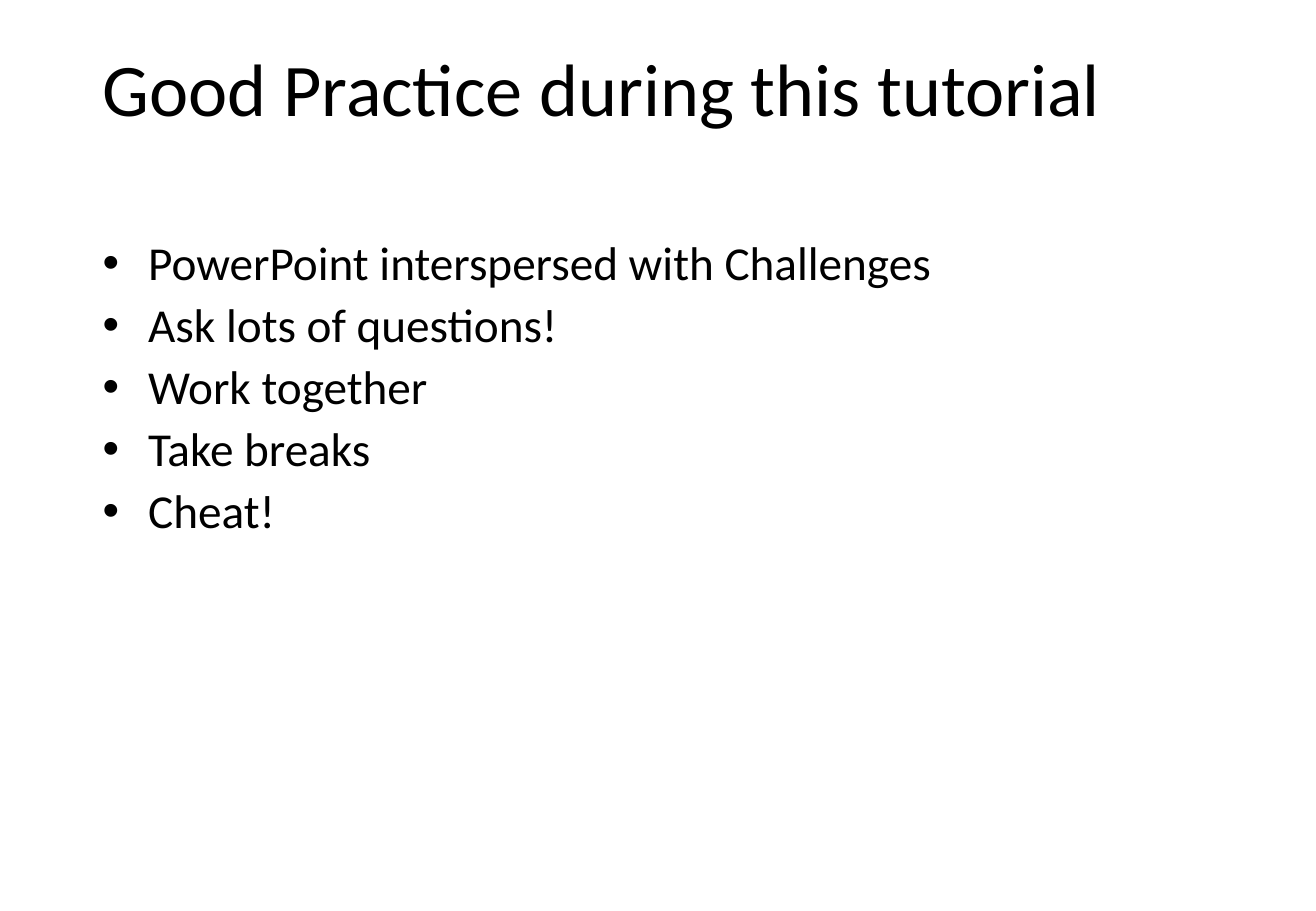
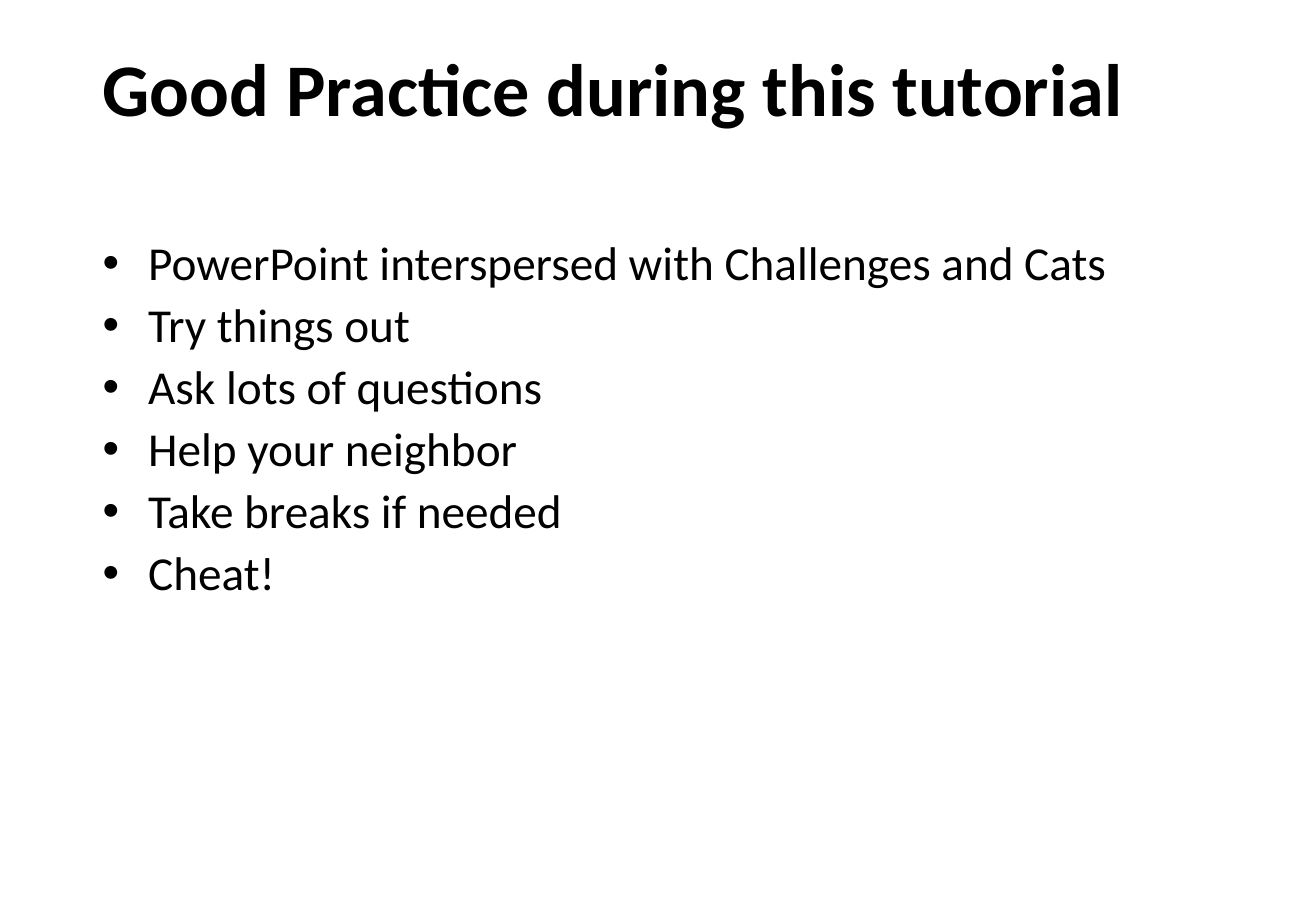
Before and after one commit to ramsyagha/tutorials, a slide deck: slide 3 of Lectures/1_Introduction to R.pptx. Drawn at 1316x911 pixels with LibreOffice and Linux fonts; fonts in the diff are those of the drawing. Boxes give left, top, right and bottom in pixels: in the first picture for what was removed or moved away, otherwise in the second. Text is boxed around its words. In the diff, an @@ line names an element or a change of style, - is before the commit and + after.

```diff
--- a/Lectures/1_Introduction to R.pptx
+++ b/Lectures/1_Introduction to R.pptx
@@ title "Good Practice during this tutorial" at <box>103,64,1123,129</box>: bold on @@
@@ text at <box>148,247,1106,529</box>: text changed @@
-• PowerPoint interspersed with Challenges
-• Ask lots of questions!
-• Work together
-• Take breaks
+• PowerPoint interspersed with Challenges and Cats
+• Try things out
+• Ask lots of questions
+• Help your neighbor
+• Take breaks if needed
```
Also in this commit, not shown: 21 other slides changed, 5 slides added, 1 slide removed.
